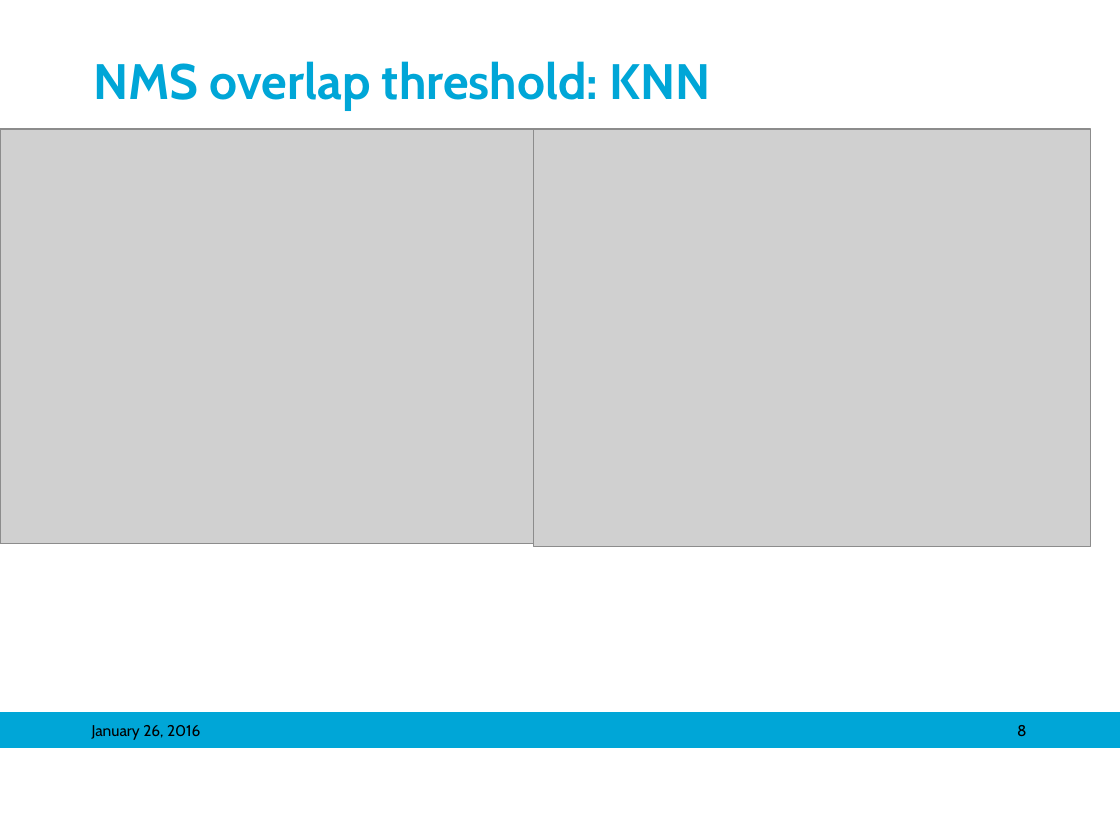
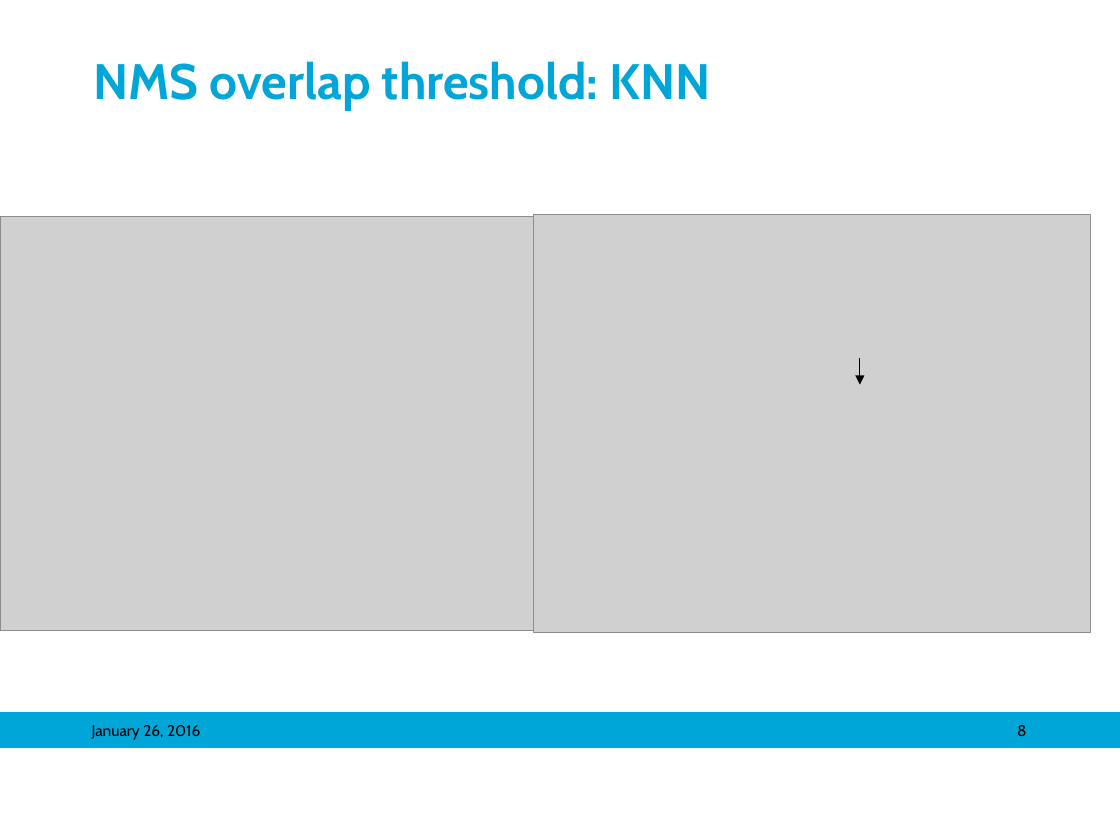
Before and after one commit to mariasv/MM_MedVis_Project, a slide deck: slide 8 of ppt/Object Detection in Medical Images_maria.pptx. Drawn at 1120x840 pixels with LibreOffice and Linux fonts; fonts in the diff are those of the drawing; grey boxes stand for pictures; background and template pictures are left out. Boxes give left, top, right and bottom in pixels: in the first picture for what was removed or moved away, otherwise in the second. Text is boxed around its words. In the diff, an @@ line names an element or a change of style, - is before the commit and + after.

```diff
--- a/ppt/Object Detection in Medical Images_maria.pptx
+++ b/ppt/Object Detection in Medical Images_maria.pptx
@@ picture: place and size @@
-picture at (0, 129, 552, 543)
+picture at (0, 216, 552, 631)
@@ picture: place and size @@
-picture at (533, 129, 1090, 547)
+picture at (533, 215, 1090, 633)
@@ arrow added from (860, 358) to (860, 385), #000000 0.75 pt @@
```
Also in this commit, not shown: 6 other slides changed, 2 slides added.
